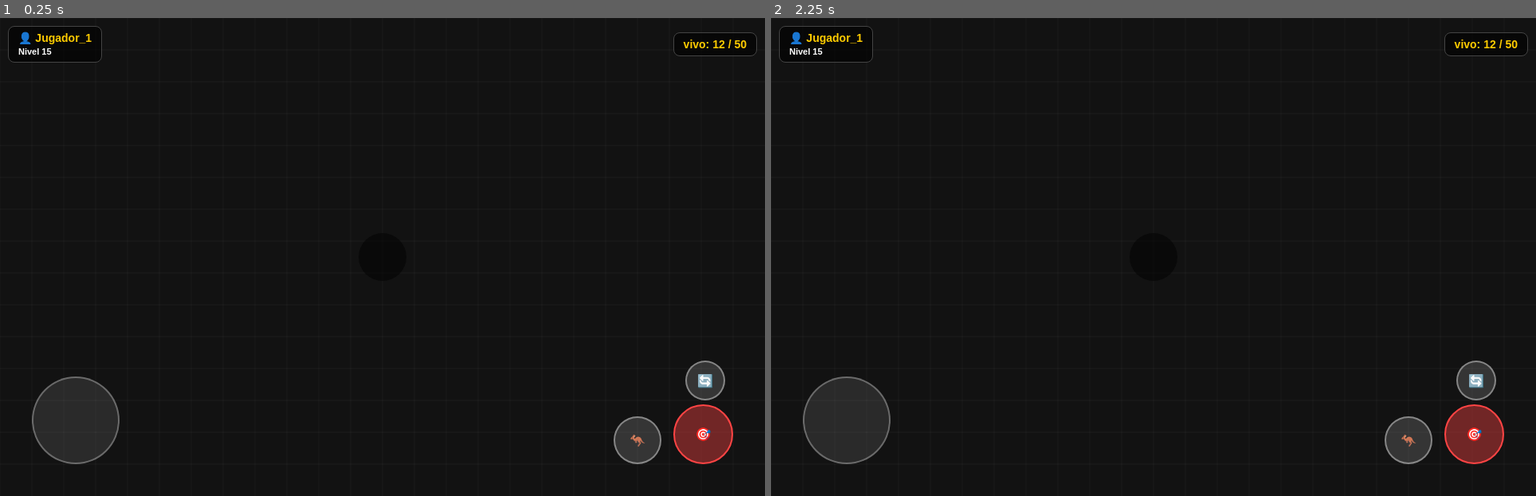
Above: before the commit, frames 1-2 (left to right).
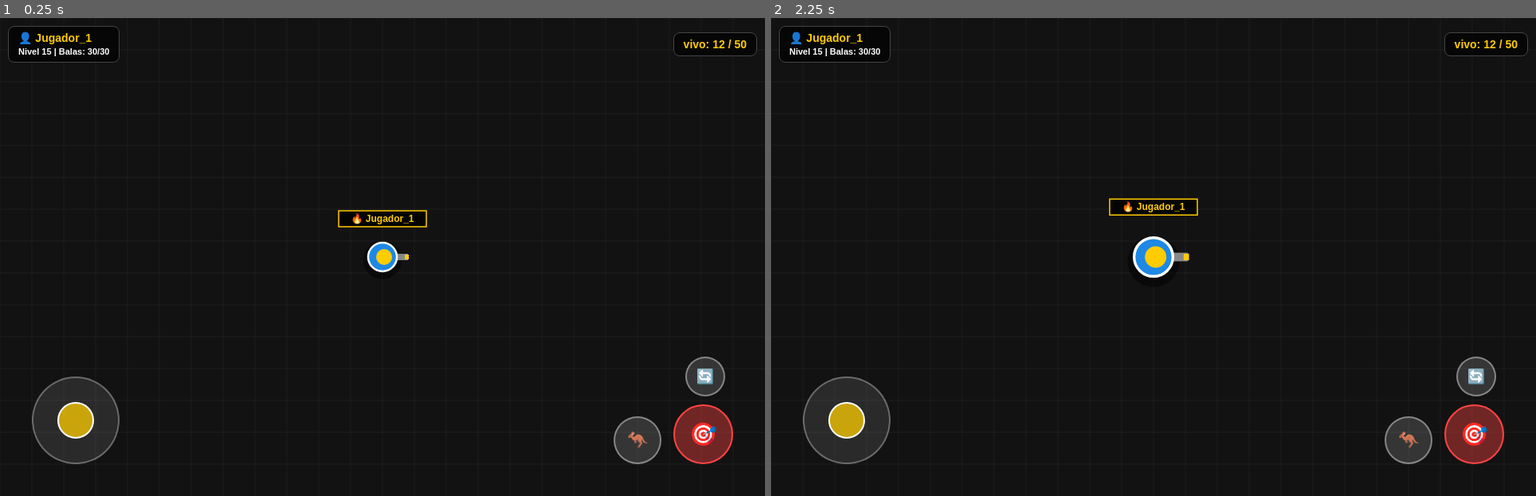
Above: after the commit, the same moments.

Repository: delvisvillalba5-cell/juego-servidor
Game: browser game, page index.html
Two runs of this game, one before a commit and one after it. Both use one fixed random seed, a clock stepped at 60 frames per second and the inputs below.
Inputs (mouse positions are in pixels of both pictures, inside the frame that each line leads up to):
- Up to frame 1 (0.25 s): no input
- Up to frame 2 (2.25 s): click (1153, 257) at 0.27 s; click (1153, 304) at 1.07 s; click (1474, 433) at 1.27 s, where only the run after the commit has a clickable "🎯"; click (1000, 209) at 1.67 s; click (1474, 376) at 1.87 s, where only the run after the commit has a clickable "🔄"; click (1405, 438) at 2.02 s, where only the run after the commit has a clickable "🦘"

The runs differ from the first frame. In frame 1, 1.1% of the frame differs, in the area x 7-95%, y 1-90%; in frame 2, 1.3%.
Error before the commit: InvalidStateError: Failed to execute 'drawImage' on 'CanvasRenderingContext2D': The HTMLImageElement provided is in the 'broken' state.

Commit message:
Actualizar index.html

Diff:
--- a/index.html
+++ b/index.html
@@ -10,6 +10,7 @@
             margin: 0;
             padding: 0;
             user-select: none;
+            -webkit-user-select: none;
         }
         body, html {
             width: 100%;
@@ -17,6 +18,7 @@
             overflow: hidden;
             background-color: #0b0b0b;
             font-family: sans-serif;
+            touch-action: none;
         }
         #game-container {
             position: relative;
@@ -41,7 +43,7 @@
             pointer-events: none;
         }
         .player-card {
-            background: rgba(0, 0, 0, 0.6);
+            background: rgba(0, 0, 0, 0.65);
             border: 1px solid #444;
             border-radius: 8px;
             padding: 6px 12px;
@@ -70,8 +72,13 @@
             justify-content: center;
             color: white;
             font-weight: bold;
+            font-size: 22px;
             pointer-events: auto;
-            touch-action: manipulation;
+            touch-action: none;
+        }
+        .touch-btn:active {
+            transform: scale(0.92);
+            background: rgba(255, 255, 255, 0.3);
         }
         #btn-disparo {
             bottom: 40px;
@@ -80,12 +87,14 @@
             border-color: #ff4444;
             width: 75px;
             height: 75px;
+            font-size: 28px;
         }
         #btn-recargar {
-            bottom: 120px;
+            bottom: 125px;
             right: 50px;
             width: 50px;
             height: 50px;
+            font-size: 18px;
         }
         #btn-salto {
             bottom: 40px;
@@ -101,20 +110,32 @@
             border: 2px solid rgba(255, 255, 255, 0.3);
             border-radius: 50%;
             pointer-events: auto;
+            touch-action: none;
+            display: flex;
+            align-items: center;
+            justify-content: center;
+        }
+        #joystick-stick {
+            width: 46px;
+            height: 46px;
+            background: rgba(255, 204, 0, 0.75);
+            border: 2px solid #fff;
+            border-radius: 50%;
+            pointer-events: none;
+            transform: translate(0px, 0px);
         }
     </style>
 </head>
 <body>
 
     <div id="game-container">
-        <!-- Lienzo del Juego -->
         <canvas id="gameCanvas"></canvas>
 
         <!-- Interfaz Superior (HUD) -->
         <div id="hud-top">
             <div class="player-card">
                 👤 Jugador_1<br>
-                <span style="font-size: 11px; color: #fff;">Nivel 15</span>
+                <span id="hud-municion" style="font-size: 11px; color: #fff;">Nivel 15 | Balas: 30/30</span>
             </div>
             <div class="player-card" id="info-partida">
                 vivo: 12 / 50
@@ -123,7 +144,9 @@
 
         <!-- Capa de Controles Táctiles -->
         <div class="controls-layer">
-            <div id="joystick-base"></div>
+            <div id="joystick-base">
+                <div id="joystick-stick"></div>
+            </div>
             <div class="touch-btn" id="btn-salto">🦘</div>
             <div class="touch-btn" id="btn-recargar">🔄</div>
             <div class="touch-btn" id="btn-disparo">🎯</div>
@@ -141,56 +164,215 @@
         window.addEventListener('resize', ajustarCanvas);
         ajustarCanvas();
 
+        // Estado del jugador
         let jugador = {
             x: canvas.width / 2,
             y: canvas.height / 2,
+            velocidad: 4,
             angulo: 0,
-            nombre: "Jugador_1"
+            nombre: "Jugador_1",
+            escalaSalto: 1,
+            saltando: false,
+            balas: 30,
+            maxBalas: 30
         };
 
-        // Cargar imagen de personaje con aspecto real (estilo Free Fire)
-        const spriteJugador = new Image();
-        spriteJugador.src = "https://images.unsplash.com/photo-1579373903781-fd5c0c30c4cd?w=150&auto=format&fit=crop&q=80";
-
-        // Función para renderizar el personaje con imagen real
-        function dibujarPersonajeReal(x, y, angulo, nombre) {
+        let balas = [];
+
+        // Estado del Joystick
+        const joystickBase = document.getElementById('joystick-base');
+        const joystickStick = document.getElementById('joystick-stick');
+        let joyActivo = false;
+        let joyTouchId = null;
+        let joyDx = 0;
+        let joyDy = 0;
+        const maxRadio = 35;
+
+        function actualizarJoystick(touch) {
+            const rect = joystickBase.getBoundingClientRect();
+            const centroX = rect.left + rect.width / 2;
+            const centroY = rect.top + rect.height / 2;
+
+            let dx = touch.clientX - centroX;
+            let dy = touch.clientY - centroY;
+            const distancia = Math.hypot(dx, dy);
+
+            if (distancia > maxRadio) {
+                dx = (dx / distancia) * maxRadio;
+                dy = (dy / distancia) * maxRadio;
+            }
+
+            joystickStick.style.transform = `translate(${dx}px, ${dy}px)`;
+
+            joyDx = dx / maxRadio;
+            joyDy = dy / maxRadio;
+
+            if (distancia > 5) {
+                jugador.angulo = Math.atan2(dy, dx);
+            }
+        }
+
+        joystickBase.addEventListener('touchstart', (e) => {
+            e.preventDefault();
+            const touch = e.changedTouches[0];
+            joyActivo = true;
+            joyTouchId = touch.identifier;
+            actualizarJoystick(touch);
+        }, { passive: false });
+
+        joystickBase.addEventListener('touchmove', (e) => {
+            e.preventDefault();
+            if (!joyActivo) return;
+            for (let i = 0; i < e.changedTouches.length; i++) {
+                if (e.changedTouches[i].identifier === joyTouchId) {
+                    actualizarJoystick(e.changedTouches[i]);
+                    break;
+                }
+            }
+        }, { passive: false });
+
+        function soltarJoystick(e) {
+            for (let i = 0; i < e.changedTouches.length; i++) {
+                if (e.changedTouches[i].identifier === joyTouchId) {
+                    joyActivo = false;
+                    joyTouchId = null;
+                    joyDx = 0;
+                    joyDy = 0;
+                    joystickStick.style.transform = `translate(0px, 0px)`;
+                    break;
+                }
+            }
+        }
+        joystickBase.addEventListener('touchend', soltarJoystick);
+        joystickBase.addEventListener('touchcancel', soltarJoystick);
+
+        // Soporte con ratón para probar en PC
+        joystickBase.addEventListener('mousedown', (e) => {
+            joyActivo = true;
+            actualizarJoystick(e);
+        });
+        window.addEventListener('mousemove', (e) => {
+            if (joyActivo && joyTouchId === null) actualizarJoystick(e);
+        });
+        window.addEventListener('mouseup', () => {
+            if (joyActivo && joyTouchId === null) {
+                joyActivo = false;
+                joyDx = 0;
+                joyDy = 0;
+                joystickStick.style.transform = `translate(0px, 0px)`;
+            }
+        });
+
+        // Botones de Acción
+        function actualizarHUD() {
+            document.getElementById('hud-municion').textContent = `Nivel 15 | Balas: ${jugador.balas}/${jugador.maxBalas}`;
+        }
+
+        function disparar() {
+            if (jugador.balas <= 0) return;
+            jugador.balas--;
+            actualizarHUD();
+
+            balas.push({
+                x: jugador.x + Math.cos(jugador.angulo) * 28,
+                y: jugador.y + Math.sin(jugador.angulo) * 28,
+                vx: Math.cos(jugador.angulo) * 11,
+                vy: Math.sin(jugador.angulo) * 11,
+                vida: 60
+            });
+        }
+
+        function recargar() {
+            jugador.balas = jugador.maxBalas;
+            actualizarHUD();
+        }
+
+        function saltar() {
+            if (jugador.saltando) return;
+            jugador.saltando = true;
+            jugador.escalaSalto = 1.35;
+            setTimeout(() => {
+                jugador.escalaSalto = 1;
+                jugador.saltando = false;
+            }, 300);
+        }
+
+        document.getElementById('btn-disparo').addEventListener('touchstart', (e) => { e.preventDefault(); disparar(); });
+        document.getElementById('btn-disparo').addEventListener('click', disparar);
+
+        document.getElementById('btn-recargar').addEventListener('touchstart', (e) => { e.preventDefault(); recargar(); });
+        document.getElementById('btn-recargar').addEventListener('click', recargar);
+
+        document.getElementById('btn-salto').addEventListener('touchstart', (e) => { e.preventDefault(); saltar(); });
+        document.getElementById('btn-salto').addEventListener('click', saltar);
+
+        // Dibujar personaje táctico con arma
+        function dibujarPersonaje(x, y, angulo, nombre, escala) {
             ctx.save();
             ctx.translate(x, y);
-            ctx.rotate(angulo);
-
-            // Sombra circular en el suelo
+            ctx.scale(escala, escala);
+
+            // Sombra en el suelo
             ctx.beginPath();
-            ctx.arc(0, 0, 30, 0, Math.PI * 2);
+            ctx.arc(0, 4, 24, 0, Math.PI * 2);
             ctx.fillStyle = "rgba(0, 0, 0, 0.5)";
             ctx.fill();
 
-            // Dibujar la imagen real del personaje
-            const tamaño = 60;
-            ctx.drawImage(spriteJugador, -tamaño / 2, -tamaño / 2, tamaño, tamaño);
+            ctx.rotate(angulo);
+
+            // Arma
+            ctx.fillStyle = "#888";
+            ctx.fillRect(10, -4, 22, 8);
+            ctx.fillStyle = "#ffcc00";
+            ctx.fillRect(28, -3, 5, 6);
+
+            // Cuerpo / hombros
+            ctx.beginPath();
+            ctx.arc(0, 0, 18, 0, Math.PI * 2);
+            ctx.fillStyle = "#1e88e5";
+            ctx.fill();
+            ctx.lineWidth = 2.5;
+            ctx.strokeStyle = "#ffffff";
+            ctx.stroke();
+
+            // Cabeza / casco
+            ctx.beginPath();
+            ctx.arc(2, 0, 10, 0, Math.PI * 2);
+            ctx.fillStyle = "#ffcc00";
+            ctx.fill();
 
             ctx.restore();
 
-            // Tarjeta de Nombre y Rango flotante (HUD)
+            // Tarjeta de Nombre flotante
+            const offsetNombre = 42 * escala;
             ctx.fillStyle = 'rgba(0, 0, 0, 0.8)';
-            ctx.fillRect(x - 60, y - 55, 120, 22);
+            ctx.fillRect(x - 55, y - offsetNombre - 16, 110, 20);
             ctx.strokeStyle = '#ffcc00';
             ctx.lineWidth = 1.5;
-            ctx.strokeRect(x - 60, y - 55, 120, 22);
+            ctx.strokeRect(x - 55, y - offsetNombre - 16, 110, 20);
 
             ctx.fillStyle = '#ffcc00';
             ctx.font = 'bold 12px sans-serif';
             ctx.textAlign = 'center';
-            ctx.fillText(`🔥 ${nombre}`, x, y - 40);
-        }
-
-        // Bucle principal de renderizado
+            ctx.fillText(`🔥 ${nombre}`, x, y - offsetNombre - 2);
+        }
+
+        // Bucle principal
         function loopJuego() {
-            // Limpiar pantalla con color de terreno táctico
+            // Mover jugador según joystick
+            jugador.x += joyDx * jugador.velocidad;
+            jugador.y += joyDy * jugador.velocidad;
+
+            // Evitar que salga de los bordes de la pantalla
+            const margen = 25;
+            jugador.x = Math.max(margen, Math.min(canvas.width - margen, jugador.x));
+            jugador.y = Math.max(margen, Math.min(canvas.height - margen, jugador.y));
+
+            // Fondo y cuadrícula
             ctx.fillStyle = "#121212";
             ctx.fillRect(0, 0, canvas.width, canvas.height);
 
-            // Cuadrícula del mapa de fondo
-            ctx.strokeStyle = "rgba(255, 255, 255, 0.04)";
+            ctx.strokeStyle = "rgba(255, 255, 255, 0.05)";
             ctx.lineWidth = 1;
             for (let i = 0; i < canvas.width; i += 40) {
                 ctx.beginPath(); ctx.moveTo(i, 0); ctx.lineTo(i, canvas.height); ctx.stroke();
@@ -199,8 +381,25 @@
                 ctx.beginPath(); ctx.moveTo(0, j); ctx.lineTo(canvas.width, j); ctx.stroke();
             }
 
-            // Dibujar al jugador principal con imagen real
-            dibujarPersonajeReal(jugador.x, jugador.y, jugador.angulo, jugador.nombre);
+            // Actualizar y dibujar balas
+            for (let i = balas.length - 1; i >= 0; i--) {
+                const b = balas[i];
+                b.x += b.vx;
+                b.y += b.vy;
+                b.vida--;
+
+                ctx.beginPath();
+                ctx.arc(b.x, b.y, 4, 0, Math.PI * 2);
+                ctx.fillStyle = "#ff4444";
+                ctx.fill();
+
+                if (b.vida <= 0 || b.x < 0 || b.x > canvas.width || b.y < 0 || b.y > canvas.height) {
+                    balas.splice(i, 1);
+                }
+            }
+
+            // Dibujar jugador
+            dibujarPersonaje(jugador.x, jugador.y, jugador.angulo, jugador.nombre, jugador.escalaSalto);
 
             requestAnimationFrame(loopJuego);
         }
